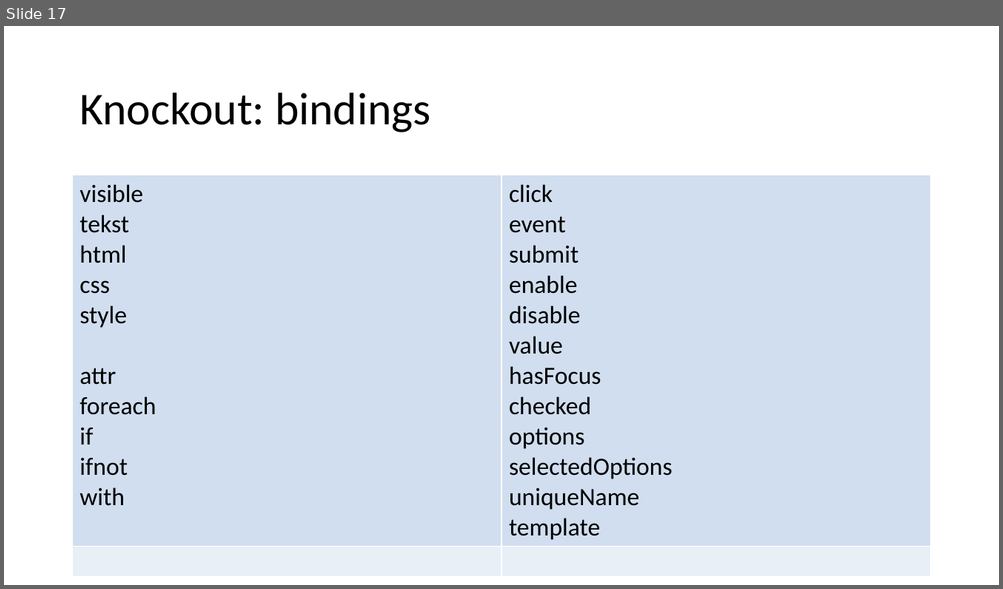
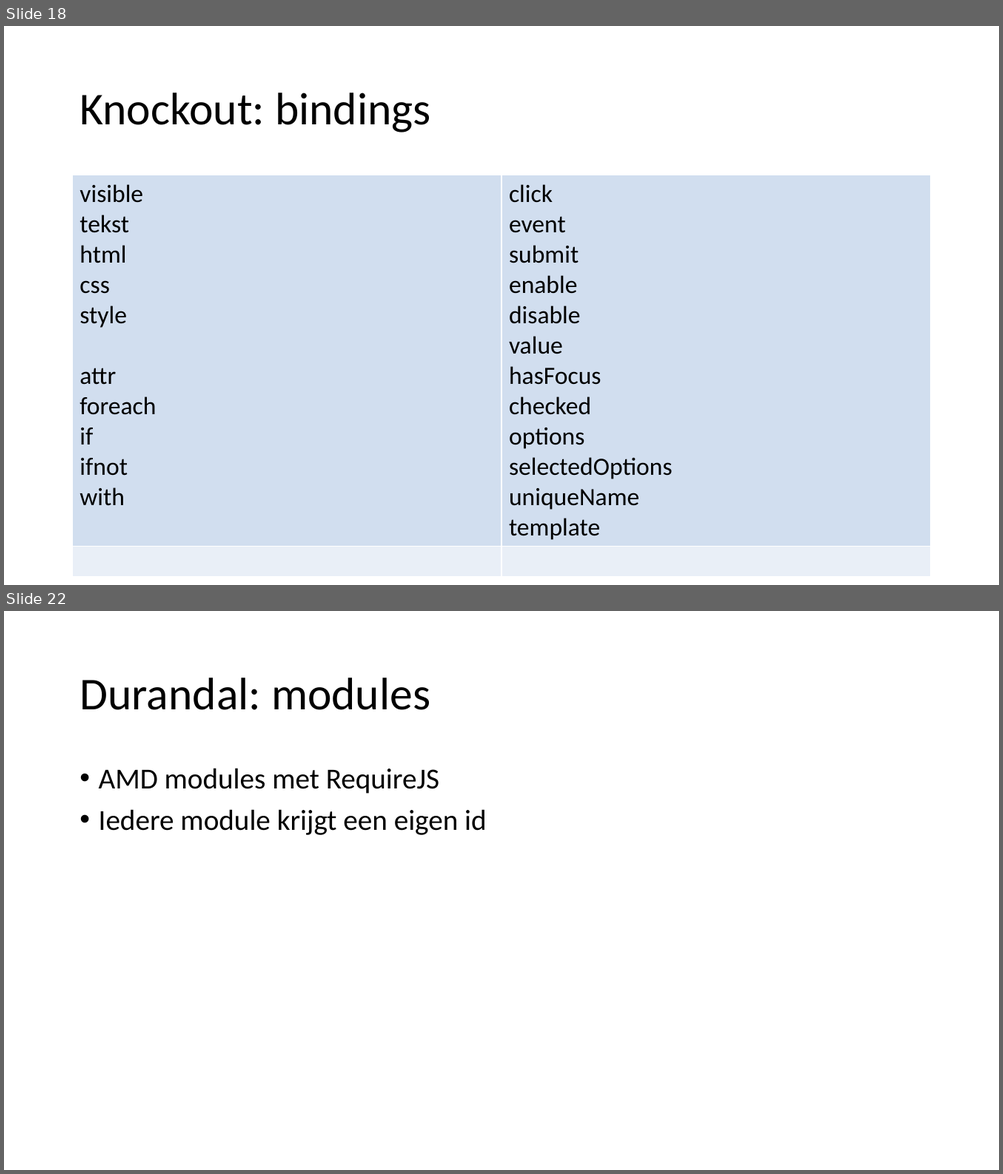
Before and after one commit to petermorlion/DurandalDemo, a slide deck: Durandal T4T.pptx. Shown one above the other, each under a label of ours: slide 17 before the commit, slides 18 and 22 after it; the slides between them are not shown. The pictures are 1003x589 and 1003x1174 pixels, drawn with LibreOffice and Linux fonts; fonts in the diff are those of the drawing. Boxes give left, top, right and bottom in pixels: in the first picture for what was removed or moved away, otherwise in the second. Text is boxed around its words. In the diff, an @@ line names an element or a change of style, - is before the commit and + after.

Commit message:
Finished KO slides, moved on to Durandal slides

```diff
--- a/Durandal T4T.pptx
+++ b/Durandal T4T.pptx
@@ slide 22 added at (4, 611, 999, 1170), background #FFFFFF @@
@@ title added at (79, 678, 430, 710), 44 pt, text #000000 @@
+Durandal: modules
@@ text added at (99, 768, 486, 835), 28 pt, text #000000 @@
+• AMD modules met RequireJS
+• Iedere module krijgt een eigen id
@@ what was slide 17 is now slide 18 @@
```
Also in this commit, not shown: 1 slide changed, 6 other slides added.
